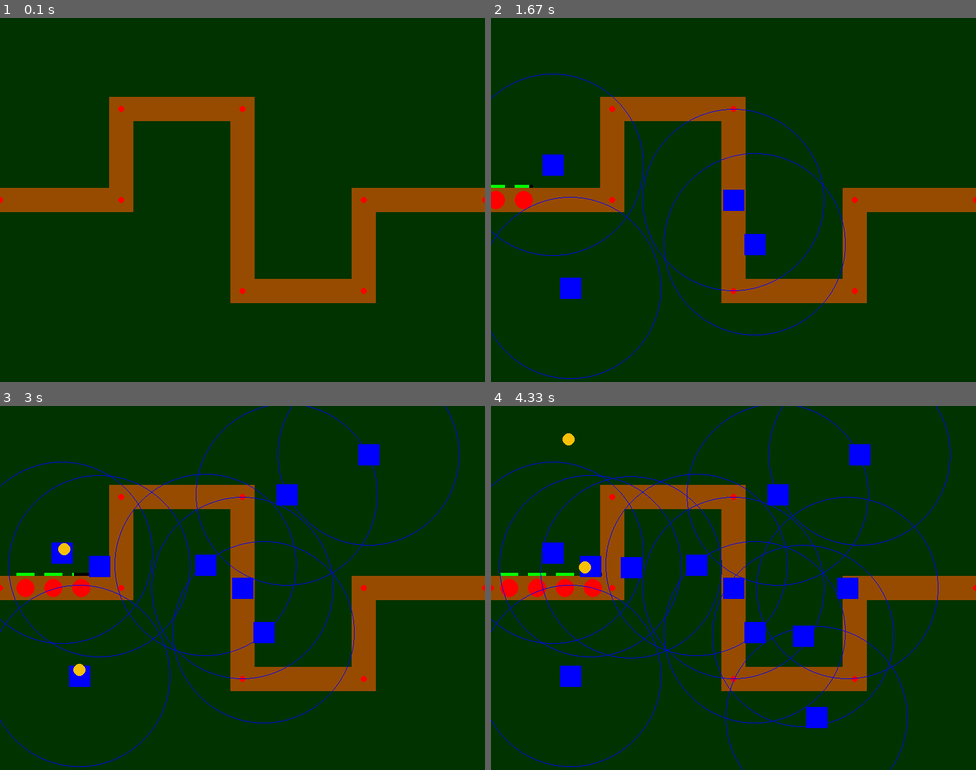
Above: before the commit, frames 1-4 (two rows, left to right).
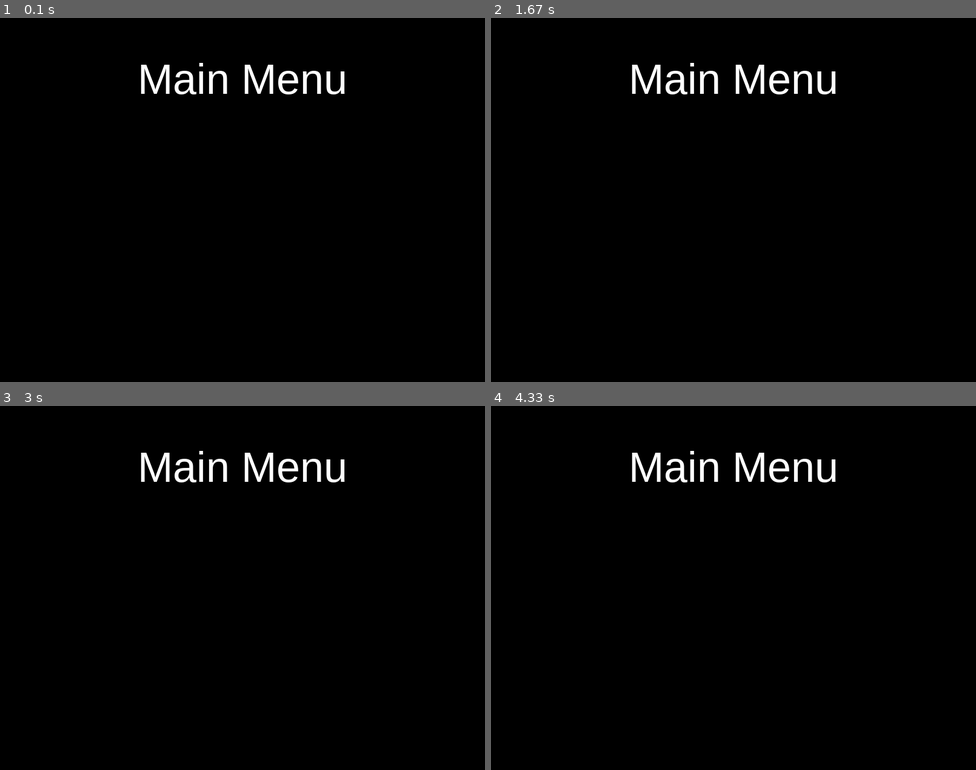
Above: after the commit, the same moments.

Repository: Major9621/PyGame_Tower-Defense
Game: pygame game, started from main.py
Same seed, same stepped clock (60 frames per second), same inputs: the game is played once before the commit and once after it.
Inputs (mouse positions are in pixels of both pictures, inside the frame that each line leads up to):
- Up to frame 1 (0.1 s): no input
- Up to frame 2 (1.67 s): click (733, 200) at 0.38 s; click (554, 163) at 0.72 s; click (752, 243) at 1.05 s; click (568, 287) at 1.38 s
- Up to frame 3 (3 s): click (368, 453) at 1.72 s; click (97, 566) at 2.05 s; click (286, 493) at 2.38 s; click (203, 566) at 2.72 s
- Up to frame 4 (4.33 s): click (815, 719) at 3.05 s; click (801, 635) at 3.38 s; click (849, 588) at 3.72 s; click (631, 566) at 4.05 s

The runs differ from the first frame. In frame 1, 100% of the frame differs, in the area x 0-100%, y 0-100%; in frame 2, 100%; in frame 3, 100%; in frame 4, 100%.

Commit message:
menu init

Diff:
--- a/core/bullet.py
+++ b/core/bullet.py
@@ -1,8 +1,7 @@
 import pygame
-from .constants import YELLOW
 
 class Bullet(pygame.sprite.Sprite):
-    def __init__(self, pos, dir, dmg, speed):
+    def __init__(self, pos, dir, dmg, speed, color):
         super().__init__()
         self.pos = pos
         self.dir = dir
@@ -11,6 +10,7 @@
         self.image = pygame.Surface((10, 10))
         self.rect = self.image.get_rect(center=(pos[0], pos[1]))
         self.spawnTime = pygame.time.get_ticks()
+        self.color = color
 
     def update(self, bullets):
         self.pos = (self.pos[0] + (self.dir[0] * self.speed), self.pos[1] + (self.dir[1] * self.speed))
@@ -21,4 +21,4 @@
             bullets.remove(self)
 
     def draw(self, surface):
-        pygame.draw.circle(surface, YELLOW, self.pos, 10)
+        pygame.draw.circle(surface, self.color, self.pos, 10)
--- a/core/turret.py
+++ b/core/turret.py
@@ -1,5 +1,5 @@
 import pygame
-from .constants import BLUE
+from .constants import BLUE, YELLOW
 from .bullet import Bullet
 from .enemy import Enemy
 from . import vector2 as v2
@@ -49,7 +49,7 @@
                     self.currentEnemy = None
 
                 #Shoot!
-                bullet = Bullet(self.pos, directionToEnemy, self.bulletDamage, self.bulletSpeed)
+                bullet = Bullet(self.pos, directionToEnemy, self.bulletDamage, self.bulletSpeed, YELLOW)
                 self.bullets.add(bullet)
 
                 self.lastShotTime = currentTime
--- a/main.py
+++ b/main.py
@@ -5,9 +5,50 @@
 from core.turret import Turret
 from core.constants import DARKGREEN,BLACK, SCREEN_WIDTH, SCREEN_HEIGHT, FPS
 
-def main():
+
+def mainMenu():
     # Initialize pygame
     pygame.init()
+    pygame.display.set_caption("MainMenu")
+    screen = pygame.display.set_mode((SCREEN_WIDTH, SCREEN_HEIGHT))
+
+
+
+    running = True
+    while running:
+        screen.fill("black")
+
+        MENU_MOUSE_POS = pygame.mouse.get_pos()
+        MENU_TEXT = pygame.font.SysFont("Arial-Bold", 70).render("Main Menu", True, "WHITE")
+        MENU_RECT = MENU_TEXT.get_rect(center=(SCREEN_WIDTH // 2, (SCREEN_HEIGHT // 2) - SCREEN_HEIGHT // 3))
+
+        screen.blit(MENU_TEXT, MENU_RECT)
+
+
+
+        # Handle events
+        for event in pygame.event.get():
+            if event.type == pygame.QUIT:
+                running = False
+
+            #Mouse Click
+            if(event.type == pygame.MOUSEBUTTONDOWN and event.button == 1):
+                pass
+
+        pygame.display.update()
+
+    pygame.quit()
+
+def options():
+    pass
+
+
+
+
+def play():
+    # Initialize pygame
+    pygame.init()
+    pygame.display.set_caption("Play")
     screen = pygame.display.set_mode((SCREEN_WIDTH, SCREEN_HEIGHT))
     clock = pygame.time.Clock()
 
@@ -82,4 +123,4 @@
     pygame.quit()
 
 if __name__ == "__main__":
-    main()
+    mainMenu()
